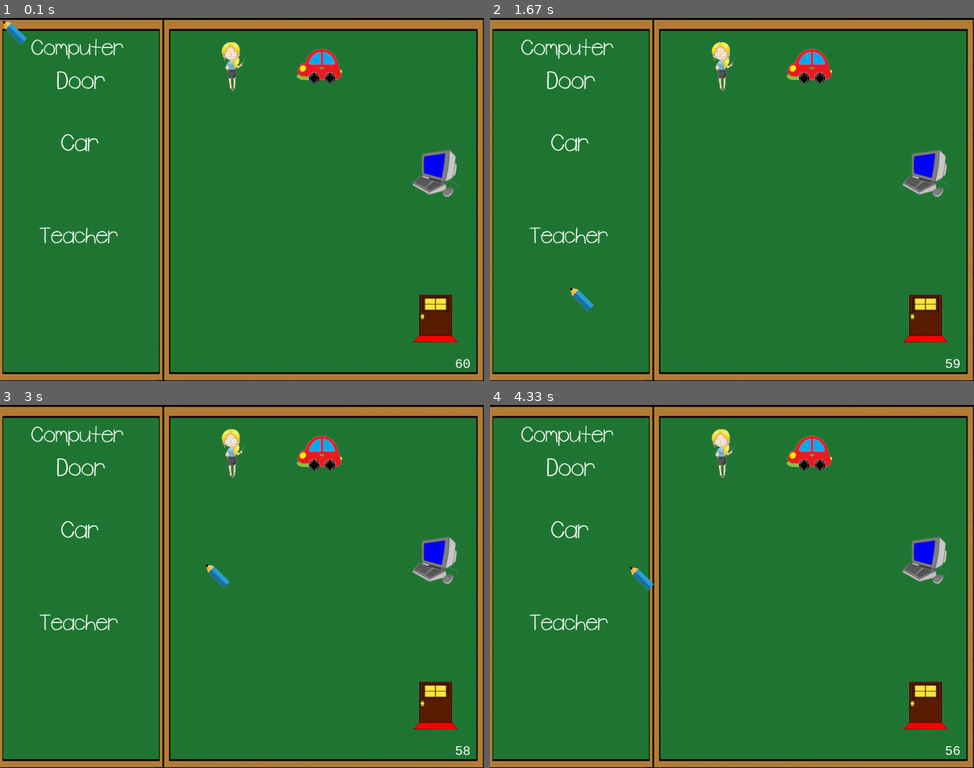
Above: before the commit, frames 1-4 (two rows, left to right).
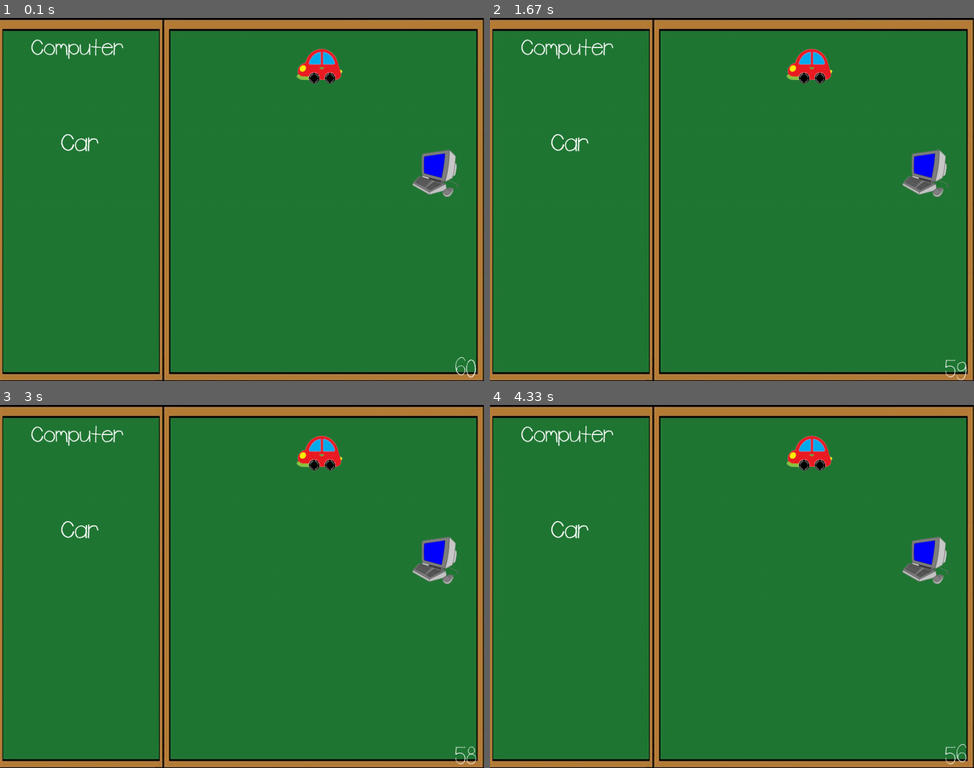
Above: after the commit, the same moments.

Repository: cesarmmzs/WordGame_Pygame
Game: pygame game, started from wordgame.py
The game is run twice, just before and just after one commit, with the same random seed, the same clock (stepped at 60 frames per second) and the same inputs.
Inputs (mouse positions are in pixels of both pictures, inside the frame that each line leads up to):
- Up to frame 1 (0.1 s): no input
- Up to frame 2 (1.67 s): click (732, 199) at 0.38 s; click (552, 163) at 0.72 s; click (751, 243) at 1.05 s; click (567, 286) at 1.38 s
- Up to frame 3 (3 s): click (367, 452) at 1.72 s; click (421, 709) at 2.05 s; click (285, 492) at 2.38 s; click (203, 564) at 2.72 s
- Up to frame 4 (4.33 s): click (814, 713) at 3.05 s; click (799, 633) at 3.38 s; click (843, 586) at 3.72 s; click (630, 564) at 4.05 s

The runs differ from the first frame. In frame 1, 1.9% of the frame differs, in the area x 0-99%, y 0-100%; in frame 2, 1.9%; in frame 3, 1.9%; in frame 4, 1.9%.

Commit message:
add menu

Diff:
--- /dev/null
+++ b/quickmenu.py
@@ -0,0 +1,47 @@
+import pygame
+from pygame.locals import *
+from sys import exit
+from random import *
+import os
+
+main_dir = os.path.dirname(__file__)
+img_dir = os.path.join(main_dir, 'imagens')
+font_dir = os.path.join(main_dir, 'fontes')
+
+pygame.init()
+
+# Largura e Altura da Página
+w = 1000
+h = 750
+
+# Inicializando tela, plano de fundo e sprites que vão aparecer na tela
+screen = pygame.display.set_mode((w,h))
+clock = pygame.time.Clock()
+font = pygame.font.Font(os.path.join(font_dir ,'rudiment.ttf'), 100)
+
+initgame = False
+
+difficult = 2
+
+# MENU DO JOGO
+while True:
+    screen.fill((255, 255, 255))
+
+    # Recebe a posição do mouse na tela
+    mx, my = pygame.mouse.get_pos()
+    loc = [mx, my]
+    click = []
+
+    # Recebe inputs de Eventos
+    for event in pygame.event.get():
+        if event.type == QUIT:
+            pygame.quit()
+            exit()
+
+        if event.type == MOUSEBUTTONDOWN:
+            click = loc
+            click_area = pygame.draw.rect(screen, (0,0,0), (click[0], click[1], 10, 10))
+            print(click)
+
+    pygame.display.flip()
+    clock.tick(60)
--- a/wordgame.py
+++ b/wordgame.py
@@ -1,4 +1,3 @@
-from asyncio import selector_events
 import pygame
 from pygame.locals import *
 from sys import exit
@@ -46,12 +45,12 @@
 
 random_words = []
 random_sprites = []
+onscreen_objects = 2
 
 # Lista de Palavras (PROVISÓRIO)
-lista_words = (['Car', 'Apple', 'Cellphone', 'House', 'Class', 'Door', 'Bike', 'Computer', 'Teacher'])
-
-# Fonte das Palavras (PROVISÓRIO MAS PODE TER USO DEPOIS)
-font = pygame.font.Font(os.path.join(font_dir ,'rudiment.ttf'), 50)
+lista_palavras = (['Car', 'Apple', 'Cellphone', 'House', 'Class', 'Door', 'Bike', 'Computer', 'Teacher'])
+indice_palavras_selecionadas = 0
+palavras_selecionadas = lista_palavras[indice_palavras_selecionadas]
 
 # Inicializando tela, plano de fundo e sprites que vão aparecer na tela
 screen = pygame.display.set_mode((w,h))
@@ -68,7 +67,7 @@
 clock = pygame.time.Clock()
 counter, textcounter = 60, '60'.rjust(2)
 pygame.time.set_timer(pygame.USEREVENT, 1000)
-font = pygame.font.SysFont('Consolas', 30)
+font = pygame.font.Font(os.path.join(font_dir ,'rudiment.ttf'), 50)
 
 # Listas  de posições das Imagens dentro da Spritesheet -> subsurface
 object1_ss_xy = [(0,0), (0, 100), (0, 200)]
@@ -95,18 +94,6 @@
 # Variável que será utilizada para determinar que as spritesheets só serão randomizadas uma ves (Será False depois que o loop for percorrido pela primeira vez)
 random_list = True
 
-# Cursor do Mouse (TESTE)
-class MouseCursor(pygame.sprite.Sprite):
-    def __init__(self):
-        pygame.sprite.Sprite.__init__(self)
-        self.image = spritesheet.subsurface((0, 400), (100, 100))
-        self.rect = self.image.get_rect()
-        self.rect.center = (0, 0)
-        self.image = pygame.transform.scale(self.image, (50, 50))
-
-    def cursor_pos(self, loc):
-        self.rect.center = (loc[0]+50,loc[1]+50)
-
 # Sprites dos Objetos
 class Car(pygame.sprite.Sprite):
     def __init__(self):
@@ -664,11 +651,6 @@
             pass
 
 # Instanciando Classes de Sprites
-
-# Mouse
-cursor = MouseCursor()
-cursor_sprite = pygame.sprite.Group()
-cursor_sprite.add(cursor)
 
 # Imagens de Objetos
 all_object_sprites = pygame.sprite.Group()
@@ -719,19 +701,19 @@
 # Lista que será usada para randomizar quais objetos aparecerá na tela
 lista_img = [car, apple, cellphone, house, classe, door, bike, computer, teacher]
 # Lista que será usada para randomizar quais palavras aparecerá na tela
-lista_words = [carw, applew, cellphonew, housew, classew, doorw, bikew, computerw, teacherw]
+lista_palavras = [carw, applew, cellphonew, housew, classew, doorw, bikew, computerw, teacherw]
 
 word_index = []
 img_index = []
 select_match = []
 
+# INÍCIO DO JOGO
 while True:
     screen.fill((255, 255, 255))
     # Recebe a posição do mouse na tela
     mx, my = pygame.mouse.get_pos()
     loc = [mx, my]
     click = []
-    cursor.cursor_pos(loc)
 
     # Recebe inputs de Eventos
     for event in pygame.event.get():
@@ -751,17 +733,17 @@
     i_cont = []
     if random_list == True:
         random_list = False
-        for w in range (0,4):
-            i = randint(0, (len(lista_words)-1))
+        for w in range (0, onscreen_objects):
+            i = randint(0, (len(lista_palavras)-1))
             i_cont.append(i)
 
             # Previne que o algoritmo gere índices repetidos ---------------------------------#
             while (i_cont.count(i) > 1):
                 i_cont.pop()
-                i = randint(0, (len(lista_words)-1))
+                i = randint(0, (len(lista_palavras)-1))
                 i_cont.append(i)
 
-            random_words.append(lista_words[i])
+            random_words.append(lista_palavras[i])
             random_sprites.append(lista_img[i])
         # Insere no spriteGroup a lista de sprites randomiza, casando imagem com palavra
         all_object_sprites.add(random_sprites)
@@ -772,7 +754,6 @@
     screen.blit(background, (0, 0))
     all_object_sprites.draw(screen)
     all_word_sprites.draw(screen)
-    cursor_sprite.draw(screen)
 
     # Recebem o estado das instancias 'selected' dos Objetos
 
@@ -785,94 +766,130 @@
     if len(click) > 0:
 
         if click_area.colliderect(car.rect):
-            if selected_object.count(True) <= 1:
+            if car.selected == True:
+                pass
+            elif selected_object.count(True) <= 1:
                 car.change_select()
                 select_match.append(car.name)
 
         elif click_area.colliderect(apple.rect):
-            if selected_object.count(True) <= 1:
+            if apple.selected == True:
+                pass
+            elif selected_object.count(True) <= 1:
                 apple.change_select()
                 select_match.append(apple.name)
 
         elif click_area.colliderect(cellphone.rect):
-            if selected_object.count(True) <= 1:
+            if cellphone.selected == True:
+                pass
+            elif selected_object.count(True) <= 1:
                 cellphone.change_select()
                 select_match.append(cellphone.name)
 
         elif click_area.colliderect(house.rect):
-            if selected_object.count(True) <= 1:
+            if house.selected == True:
+                pass
+            elif selected_object.count(True) <= 1:
                 house.change_select()
                 select_match.append(house.name)
 
         elif click_area.colliderect(classe.rect):
-            if selected_object.count(True) <= 1:
+            if classe.selected == True:
+                pass
+            elif selected_object.count(True) <= 1:
                 classe.change_select()
                 select_match.append(classe.name)
 
         elif click_area.colliderect(door.rect):
-            if selected_object.count(True) <= 1:
+            if door.selected == True:
+                pass
+            elif selected_object.count(True) <= 1:
                 door.change_select()
                 select_match.append(door.name)
 
         elif click_area.colliderect(bike.rect):
-            if selected_object.count(True) <= 1:
+            if bike.selected == True:
+                pass
+            elif selected_object.count(True) <= 1:
                 bike.change_select()
                 select_match.append(bike.name)
 
         elif click_area.colliderect(computer.rect):
-            if selected_object.count(True) <= 1:
+            if computer.selected == True:
+                pass
+            elif selected_object.count(True) <= 1:
                 computer.change_select()
                 select_match.append(computer.name)
 
         elif click_area.colliderect(teacher.rect):
-            if selected_object.count(True) <= 1:
+            if teacher.selected == True:
+                pass
+            elif selected_object.count(True) <= 1:
                 teacher.change_select()
                 select_match.append(teacher.name)
 
     # Colisões e alteração de estado das palavras ----------------------------#
 
         elif click_area.colliderect(carw.rect):
-            if selected_word.count(True) <= 1:
+            if carw.selected == True:
+                pass
+            elif selected_word.count(True) <= 1:
                 carw.change_select()
                 select_match.append(carw.name)
 
         elif click_area.colliderect(applew.rect):
-            if selected_word.count(True) <= 1:
+            if applew.selected == True:
+                pass
+            elif selected_word.count(True) <= 1:
                 applew.change_select()
                 select_match.append(applew.name)
 
         elif click_area.colliderect(cellphonew.rect):
-            if selected_word.count(True) <= 1:
+            if cellphonew.selected == True:
+                pass
+            elif selected_word.count(True) <= 1:
                 cellphonew.change_select()
                 select_match.append(cellphonew.name)
 
         elif click_area.colliderect(housew.rect):
-            if selected_word.count(True) <= 1:
+            if housew.selected == True:
+                pass
+            elif selected_word.count(True) <= 1:
                 housew.change_select()
                 select_match.append(housew.name)
 
         elif click_area.colliderect(classew.rect):
-            if selected_word.count(True) <= 1:
+            if classew.selected == True:
+                pass
+            elif selected_word.count(True) <= 1:
                 classew.change_select()
                 select_match.append(classew.name)
 
         elif click_area.colliderect(doorw.rect):
-            if selected_word.count(True) <= 1:
+            if doorw.selected == True:
+                pass
+            elif selected_word.count(True) <= 1:
                 doorw.change_select()
                 select_match.append(doorw.name)
 
         elif click_area.colliderect(bikew.rect):
-            if selected_word.count(True) <= 1:
+            if bikew.selected == True:
+                pass
+            elif selected_word.count(True) <= 1:
                 bikew.change_select()
                 select_match.append(bikew.name)
 
         elif click_area.colliderect(computerw.rect):
-            if selected_word.count(True) <= 1:
+            if computerw.selected == True:
+                pass
+            elif selected_word.count(True) <= 1:
                 computerw.change_select()
                 select_match.append(computerw.name)
 
         elif click_area.colliderect(teacherw.rect):
-            if selected_word.count(True) <= 1:
+            if teacherw.selected == True:
+                pass
+            elif selected_word.count(True) <= 1:
                 teacherw.change_select()
                 select_match.append(teacherw.name)
 
